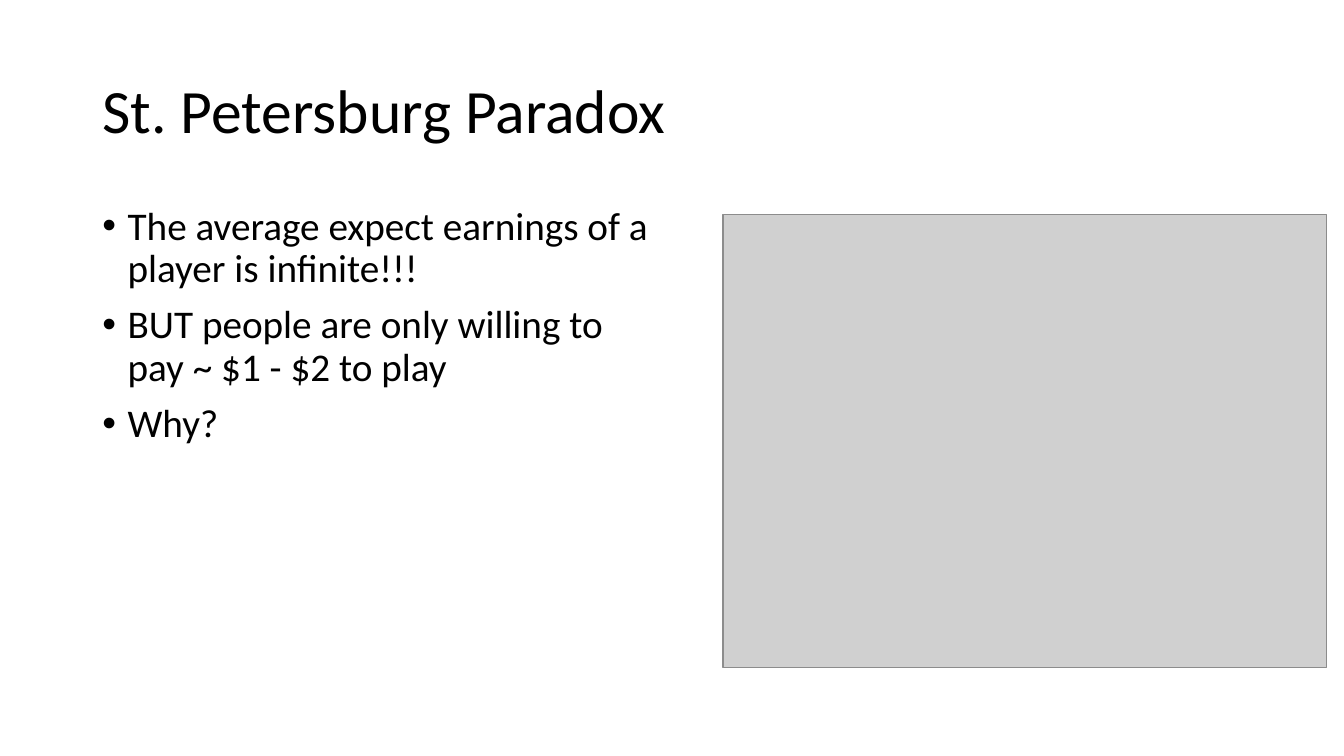
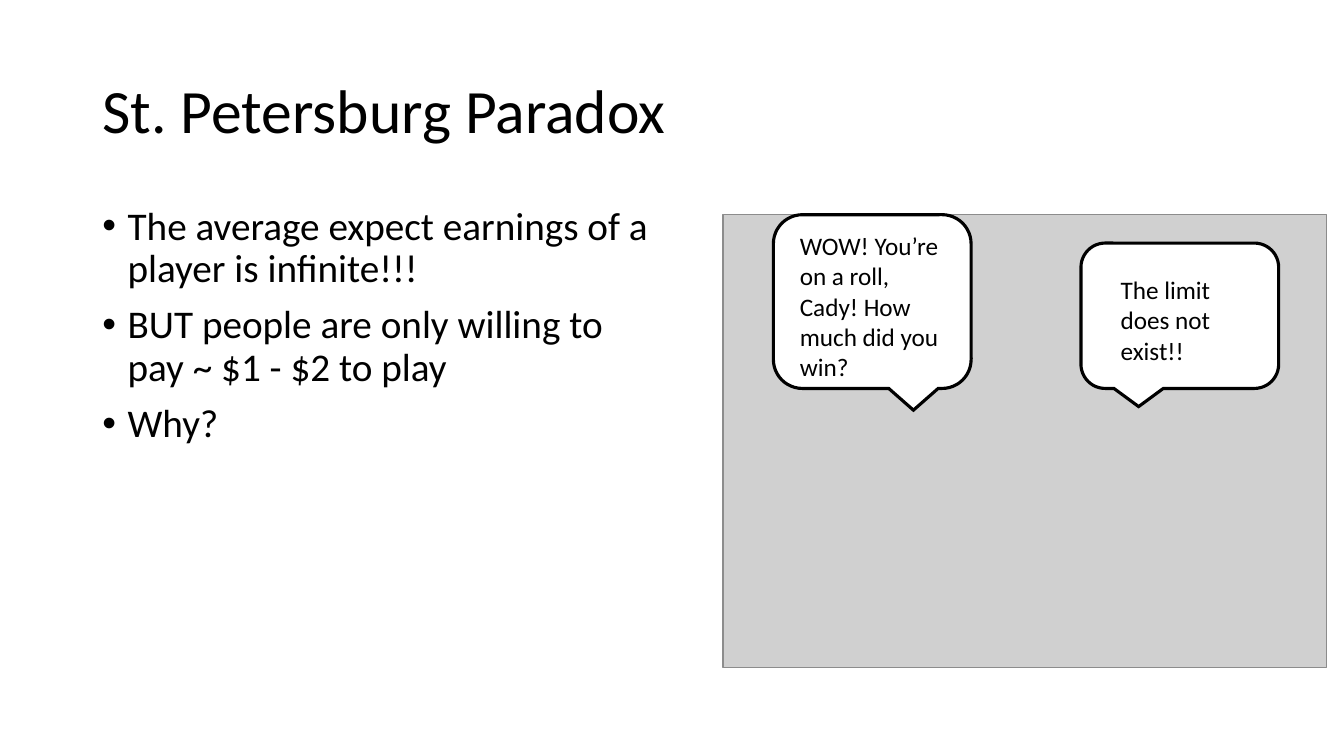
Before and after one commit to kcastanheira/Cog_modelling_tutorial, a slide deck: slide 14 of Modelling Tutorial.pptx. Drawn at 1344x756 pixels with LibreOffice and Linux fonts; fonts in the diff are those of the drawing; grey boxes stand for pictures. Boxes give left, top, right and bottom in pixels: in the first picture for what was removed or moved away, otherwise in the second. Text is boxed around its words. In the diff, an @@ line names an element or a change of style, - is before the commit and + after.

```diff
--- a/Modelling Tutorial.pptx
+++ b/Modelling Tutorial.pptx
@@ rounded speech box added at (x1=773, y1=215, x2=971, y2=388), fill #FFFFFF, outline #000000 2.25 pt @@
@@ text added at (x1=800, y1=237, x2=939, y2=376), 18 pt, text #000000 @@
+WOW! You’re on a roll, Cady! How much did you win?
@@ rounded speech box added at (x1=1081, y1=243, x2=1278, y2=388), fill #FFFFFF, outline #000000 2.25 pt @@
@@ text added at (x1=1121, y1=281, x2=1210, y2=360), 18 pt, text #000000 @@
+The limit does not exist!!
```
Also in this commit, not shown: 5 other slides changed, 2 slides added.
